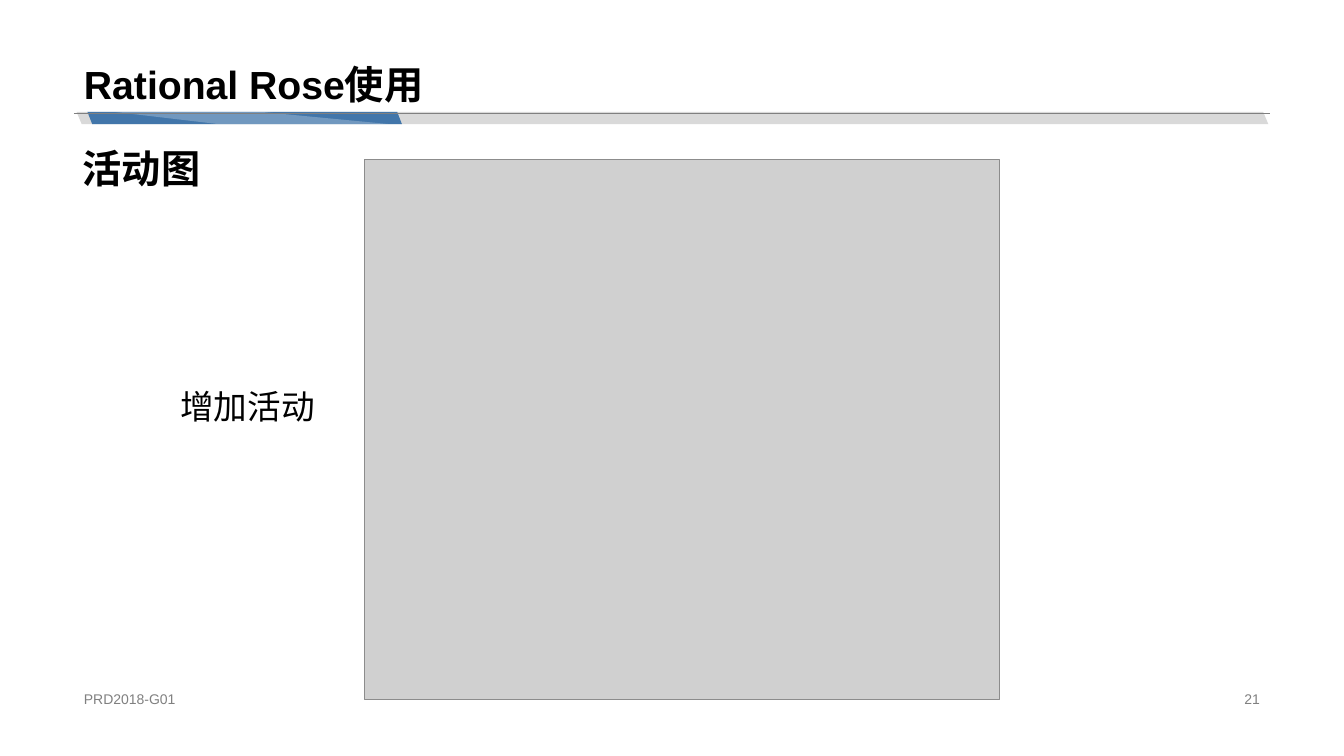
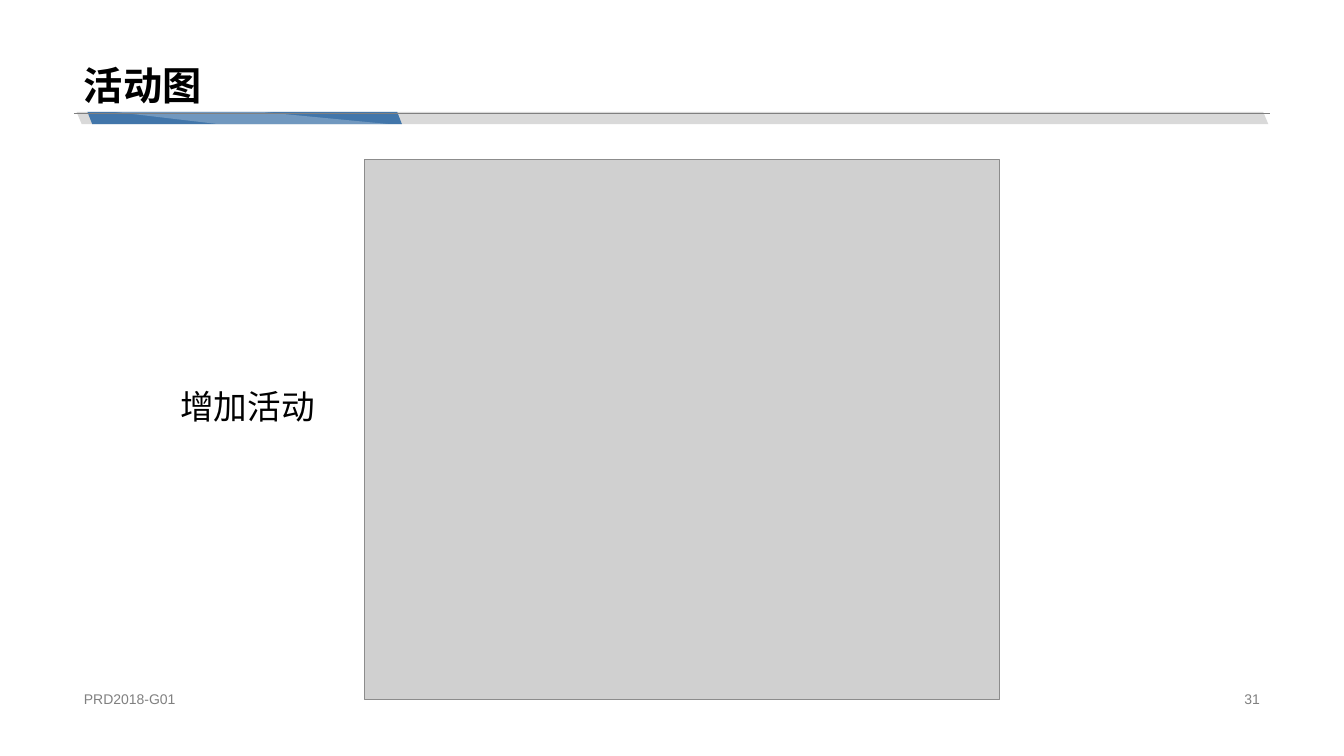
Before and after one commit to cchello/PRD2018-G01, a slide deck: slide 31 of 非受控文档/章奇妙/PRD2018-G01-UML工具：Rational Rose.pptx (slide 21 before the commit). Drawn at 1344x756 pixels with LibreOffice and Linux fonts; fonts in the diff are those of the drawing; grey boxes stand for pictures. Boxes give left, top, right and bottom in pixels: in the first picture for what was removed or moved away, otherwise in the second. Text is boxed around its words. In the diff, an @@ line names an element or a change of style, - is before the commit and + after.

```diff
--- a/非受控文档/章奇妙/PRD2018-G01-UML工具：Rational Rose.pptx
+++ b/非受控文档/章奇妙/PRD2018-G01-UML工具：Rational Rose.pptx
@@ title at [84, 66, 201, 104]: text changed @@
-Rational Rose使用
+活动图
@@ text removed at [83, 149, 200, 187] @@
-活动图
@@ page number at [1244, 694, 1260, 704]: text changed @@
-21
+31
```
Also in this commit, not shown: 24 other slides changed, 20 slides added, 2 slides removed.
